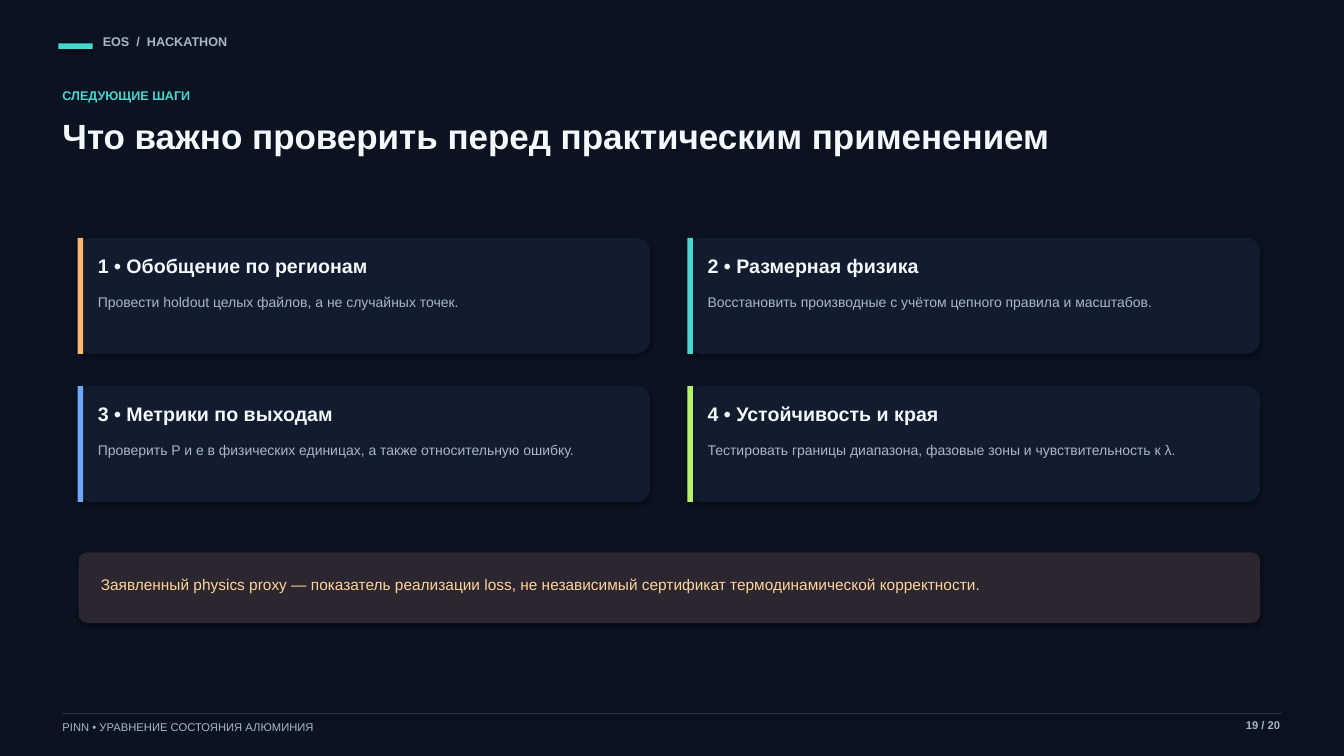
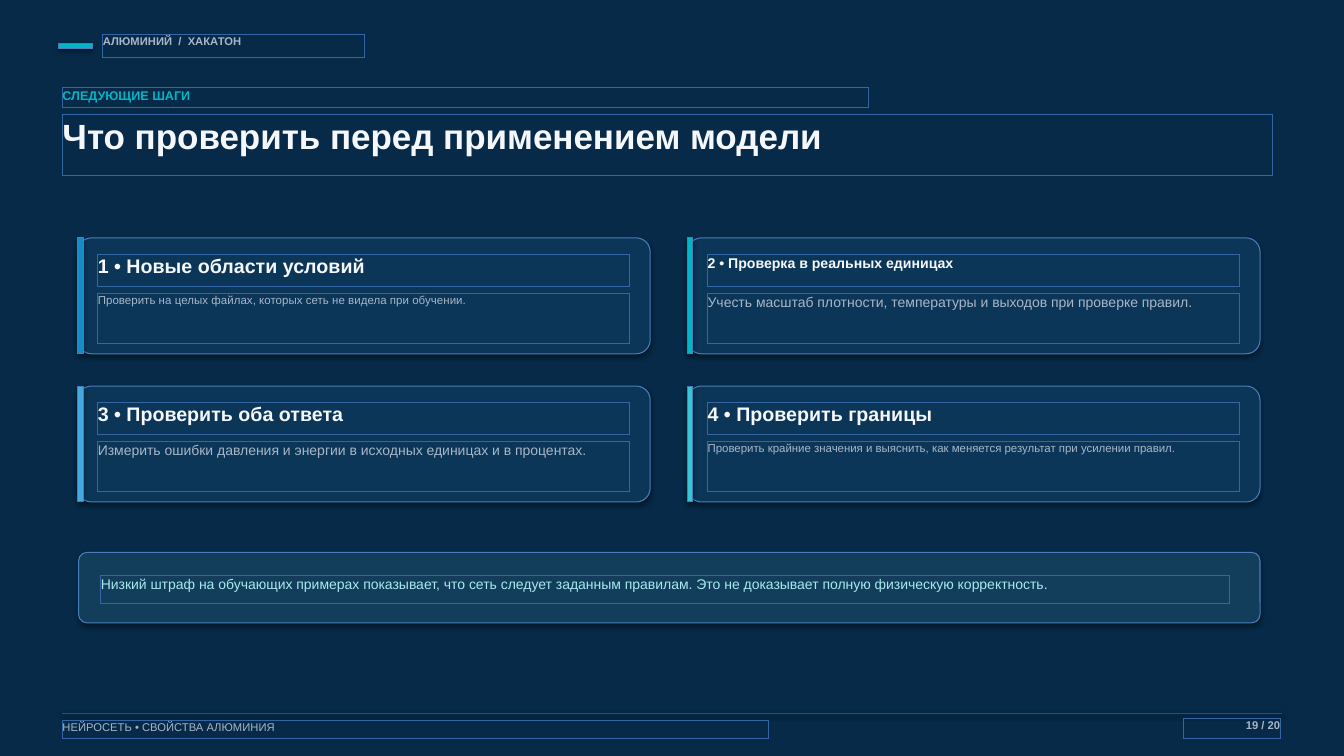
Before and after one commit to AtesiT/testPresentation, a slide deck: slide 19 of Презентация_хакатон_EOS_алюминия.pptx. Drawn at 1344x756 pixels with LibreOffice and Linux fonts; fonts in the diff are those of the drawing. Boxes give left, top, right and bottom in pixels: in the first picture for what was removed or moved away, otherwise in the second. Text is boxed around its words. In the diff, an @@ line names an element or a change of style, - is before the commit and + after.

```diff
--- a/Презентация_хакатон_EOS_алюминия.pptx
+++ b/Презентация_хакатон_EOS_алюминия.pptx
@@ background #0B1220 to #062A48 @@
@@ rectangle at (58, 43, 93, 49): fill #46D7D0 to #00B7C7 @@
@@ text at (103, 36, 241, 45): text changed; size 9 to 8 pt @@
-EOS / HACKATHON
+АЛЮМИНИЙ / ХАКАТОН
@@ text "СЛЕДУЮЩИЕ ШАГИ" at (62, 90, 190, 103): text colour #46D7D0 to #00B7C7 @@
@@ text at (62, 121, 822, 156): text changed @@
-Что важно проверить перед практическим применением
+Что проверить перед применением модели
@@ rectangle at (78, 238, 84, 354): fill #FFB86B to #168CC4 @@
@@ rectangle at (688, 238, 694, 354): fill #46D7D0 to #00B7C7 @@
@@ text at (98, 258, 365, 277): text changed @@
-1 • Обобщение по регионам
+1 • Новые области условий
@@ text at (708, 258, 953, 271): text changed; size 14 to 10.1 pt @@
-2 • Размерная физика
+2 • Проверка в реальных единицах
@@ text at (98, 295, 466, 307): text changed; size 10 to 8.2 pt @@
-Провести holdout целых файлов, а не случайных точек.
+Проверить на целых файлах, которых сеть не видела при обучении.
@@ text at (708, 297, 1192, 310): text changed @@
-Восстановить производные с учётом цепного правила и масштабов.
+Учесть масштаб плотности, температуры и выходов при проверке правил.
@@ fill #111D2E to #0B3658 in 4 elements at (688, 238, 1260, 354), (688, 386, 1260, 502), (78, 238, 650, 354), (78, 386, 650, 502) @@
@@ rectangle at (78, 386, 84, 502): fill #6EA8FE to #45A9E0 @@
@@ rectangle at (688, 386, 694, 502): fill #B6F36B to #35C7D2 @@
@@ text at (98, 406, 343, 425): text changed @@
-3 • Метрики по выходам
+3 • Проверить оба ответа
@@ text at (708, 407, 932, 425): text changed @@
-4 • Устойчивость и края
+4 • Проверить границы
@@ text at (98, 445, 586, 458): text changed @@
-Проверить P и e в физических единицах, а также относительную ошибку.
+Измерить ошибки давления и энергии в исходных единицах и в процентах.
@@ text at (708, 444, 1175, 455): text changed; size 10 to 8.2 pt @@
-Тестировать границы диапазона, фазовые зоны и чувствительность к λ.
+Проверить крайние значения и выяснить, как меняется результат при усилении правил.
@@ rounded rectangle at (79, 553, 1260, 623): fill #2B2630 to #123D5B @@
@@ text at (101, 578, 1048, 592): text changed; size 11 to 10 pt; text colour #FFD49A to #A8E9F0 @@
-Заявленный physics proxy — показатель реализации loss, не независимый сертификат термодинамической корректности.
+Низкий штраф на обучающих примерах показывает, что сеть следует заданным правилам. Это не доказывает полную физическую корректность.
@@ line (63, 714) - (1282, 714): stroke #25354B 0.8 pt to #28516D 0.8 pt @@
@@ text at (62, 723, 275, 734): text changed @@
-PINN • УРАВНЕНИЕ СОСТОЯНИЯ АЛЮМИНИЯ
+НЕЙРОСЕТЬ • СВОЙСТВА АЛЮМИНИЯ
```
Also in this commit, not shown: 19 other slides changed.
